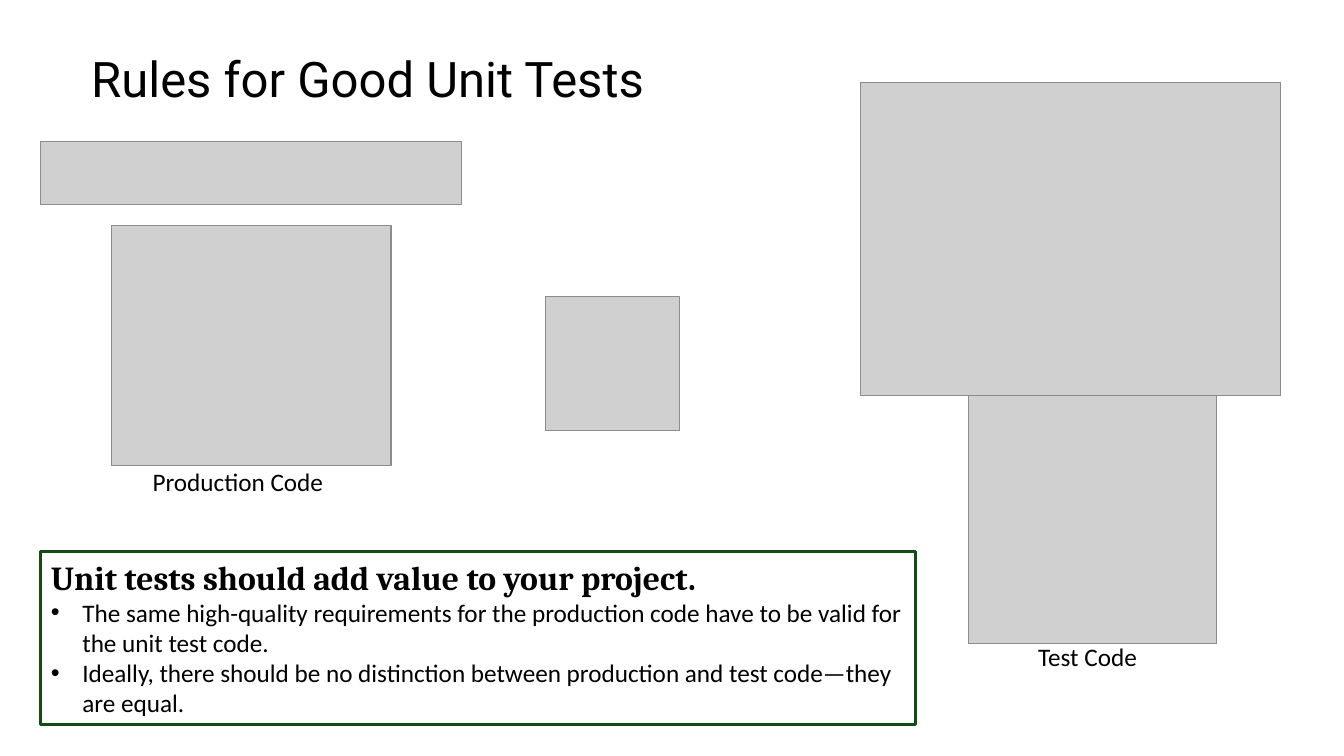
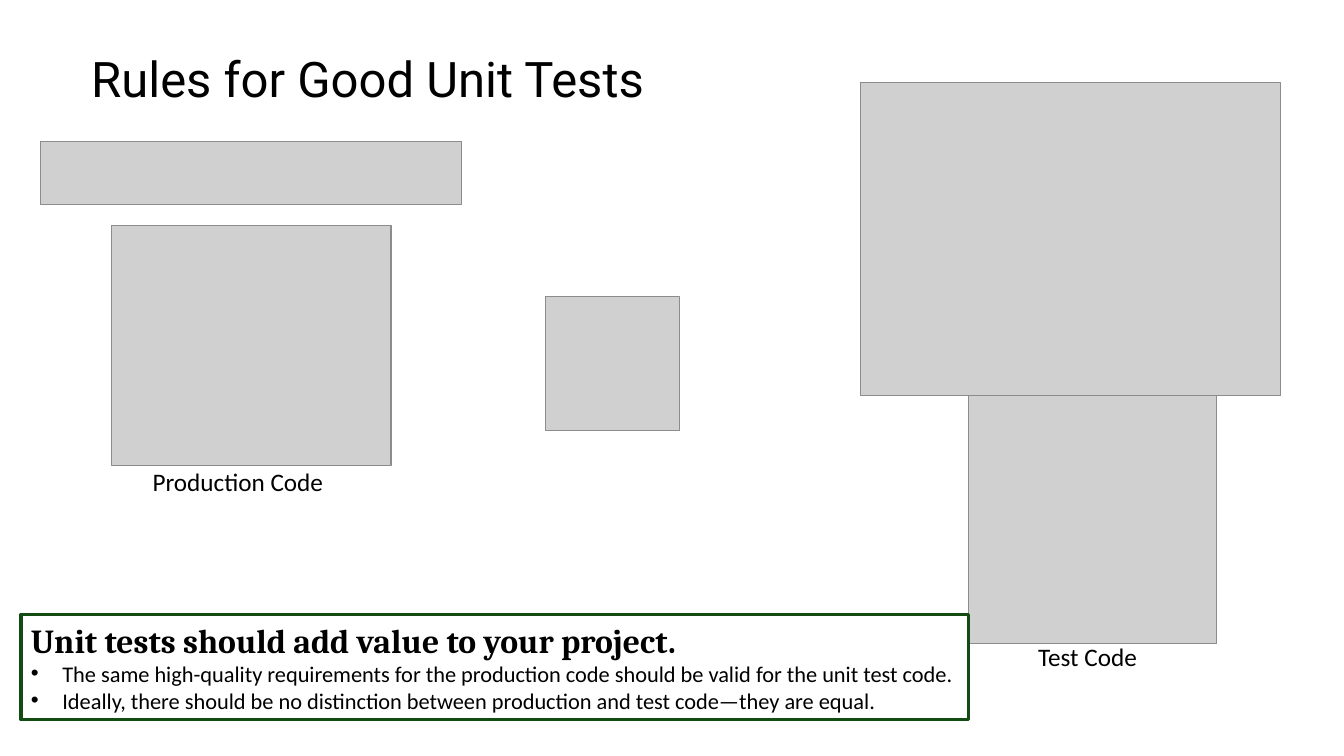
Before and after one commit to johnxu21/johnxu21.github.io, a slide deck: slide 11 of teaching/CS472/Timetable/Testing-2033-fall.pptx (slide 10 before the commit). Drawn at 1344x756 pixels with LibreOffice and Linux fonts; fonts in the diff are those of the drawing; grey boxes stand for pictures. Boxes give left, top, right and bottom in pixels: in the first picture for what was removed or moved away, otherwise in the second. Text is boxed around its words. In the diff, an @@ line names an element or a change of style, - is before the commit and + after.

```diff
--- a/teaching/CS472/Timetable/Testing-2033-fall.pptx
+++ b/teaching/CS472/Timetable/Testing-2033-fall.pptx
@@ rectangle "Unit tests should add value ..." resized from (x1=41, y1=552, x2=917, y2=725) to (x1=21, y1=615, x2=969, y2=720) @@
@@ text in rectangle at (x1=62, y1=666, x2=952, y2=686): text changed; size 18 to 16 pt @@
-• The same high-quality requirements for the production code have to be valid for the unit test code.
+• The same high-quality requirements for the production code should be valid for the unit test code.
@@ text in rectangle at (x1=62, y1=693, x2=875, y2=713): size 18 to 16 pt in "Ideally, there should be no distinction between ..." @@
```
Also in this commit, not shown: 5 other slides changed, 1 slide added, 5 slides removed, 2 other files.
